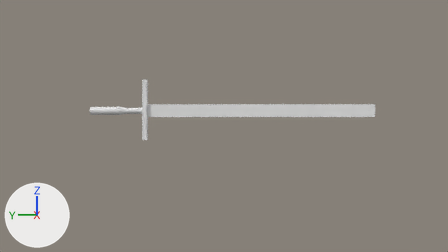
A saved change to the Blender file bastard_sword.blend.
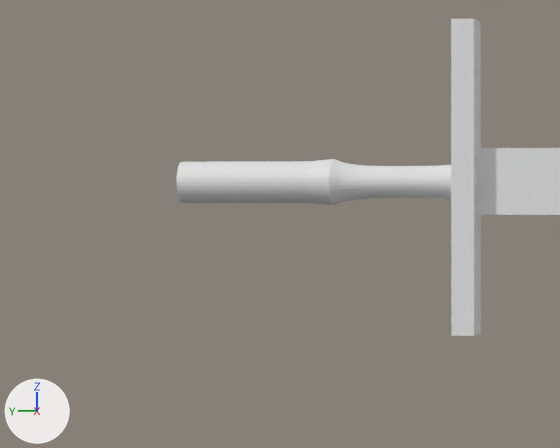
The first picture shows the older version from the file's camera 'Camera.001'. The close-ups show both versions on the part from 13% to 36% of the width and 30% to 64% of the height of that picture; other places that the commit changed are outside them. Lighting does not change. The marker at lower left points along +X, +Y and +Z.

The first close-up shows 'Blade', 'Cylinder', 'Guard'.
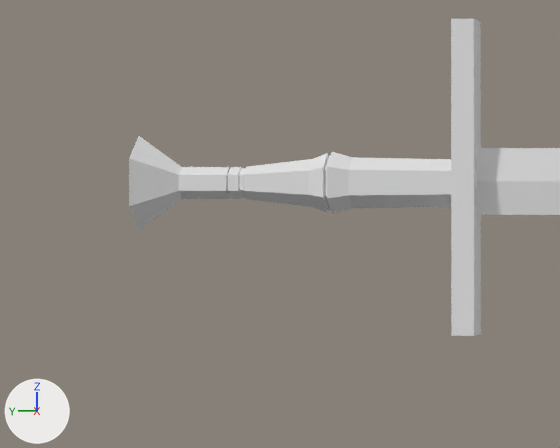
What the commit changed:
Mesh me_cylinder_001 is new.
It has 102 vertices, 98 faces and spans x -0.126..0.126, y 1.354..2.336, z -0.172..0.119.
Object 'Cylinder' (ob_cylinder) is now hidden.
Object 'Handle' (ob_handle) is new; it shows me_cylinder_001.
Its location is (0.0, 0.0, 0.0).

Boxes (x1, y1, x2, y2) around the edits, measured in the close-ups (560 x 448 px):
'Handle', added
    after: (129, 136, 451, 230)
'Cylinder', hidden
    before: (177, 159, 451, 205)
